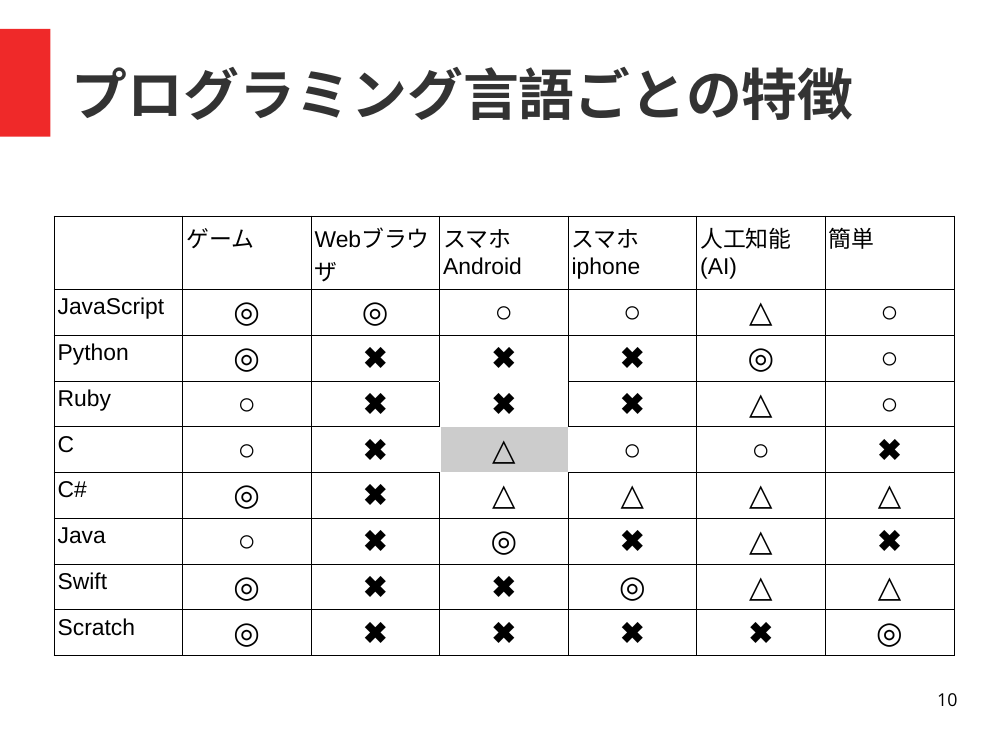
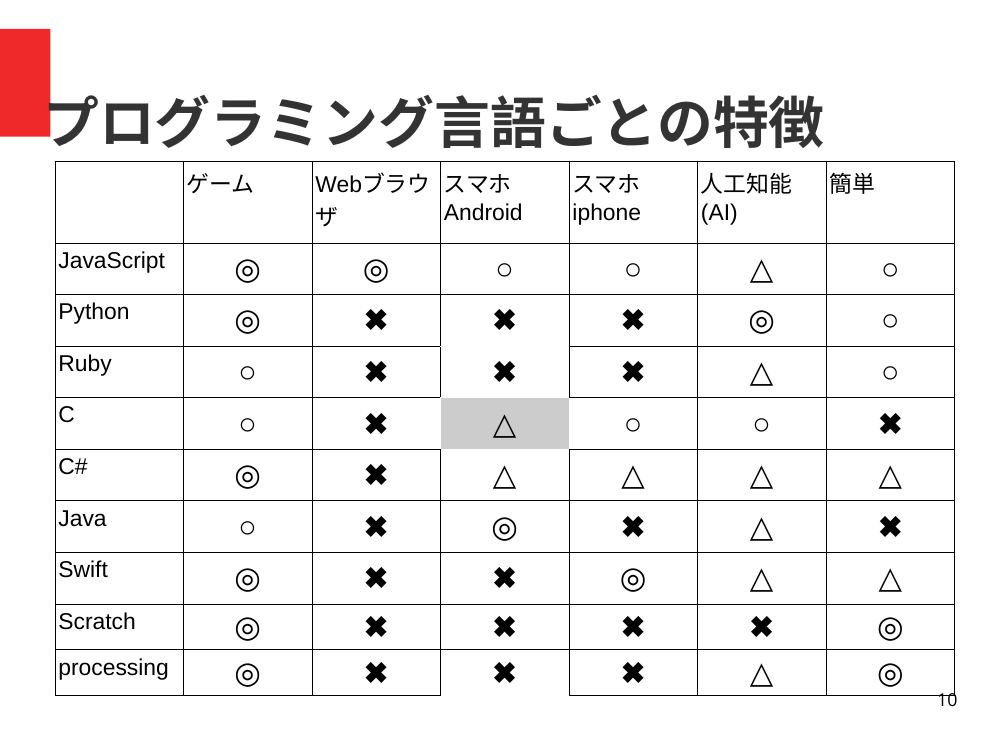
Before and after one commit to coderdojo-nada/resource, a slide deck: slide 10 of guide/coderdojo-nada紹介.odp. Drawn at 1008x756 pixels with LibreOffice and Linux fonts; fonts in the diff are those of the drawing. Boxes give left, top, right and bottom in pixels: in the first picture for what was removed or moved away, otherwise in the second. Text is boxed around its words. In the diff, an @@ line names an element or a change of style, - is before the commit and + after.

```diff
--- a/guide/coderdojo-nada紹介.odp
+++ b/guide/coderdojo-nada紹介.odp
@@ title "プログラミング言語ごとの特徴" rewrapped from (x1=72, y1=67, x2=854, y2=120) to (x1=43, y1=86, x2=825, y2=148) @@
@@ table at (x1=55, y1=162, x2=958, y2=688) @@
+row 10: processing | ◎ | ✖️ | ✖️ | ✖️ | △ | ◎
@@ table resized from (x1=54, y1=216, x2=957, y2=640) to (x1=55, y1=162, x2=958, y2=688) @@
```
Also in this commit, not shown: 3 other slides changed, 3 slides added.
